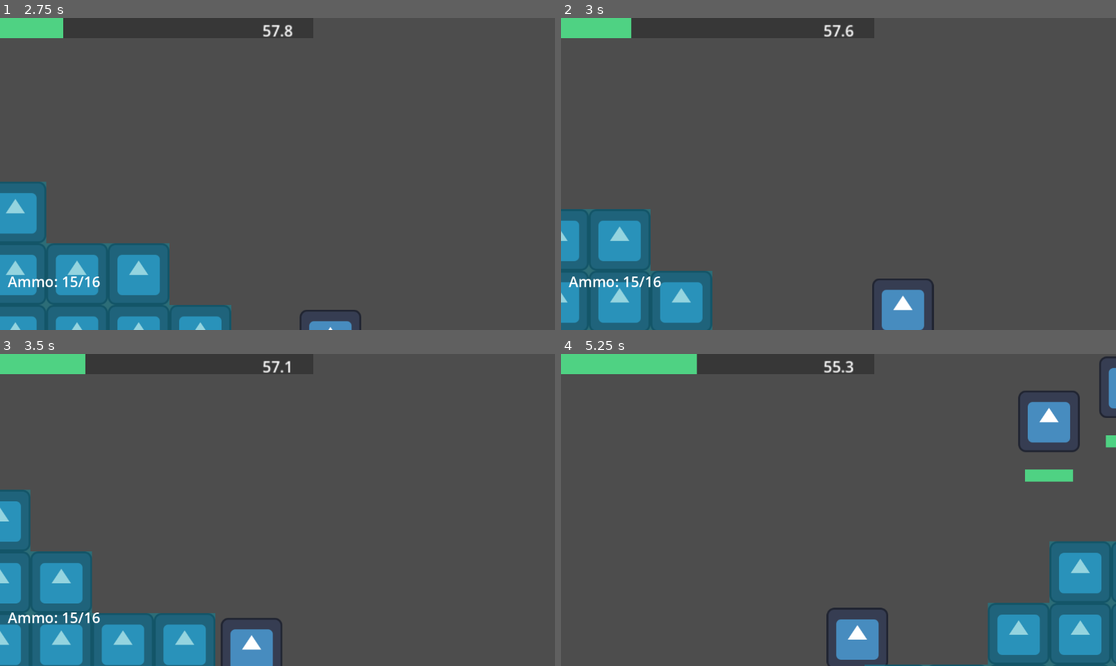
Above: before the commit, frames 1-4 (two rows, left to right).
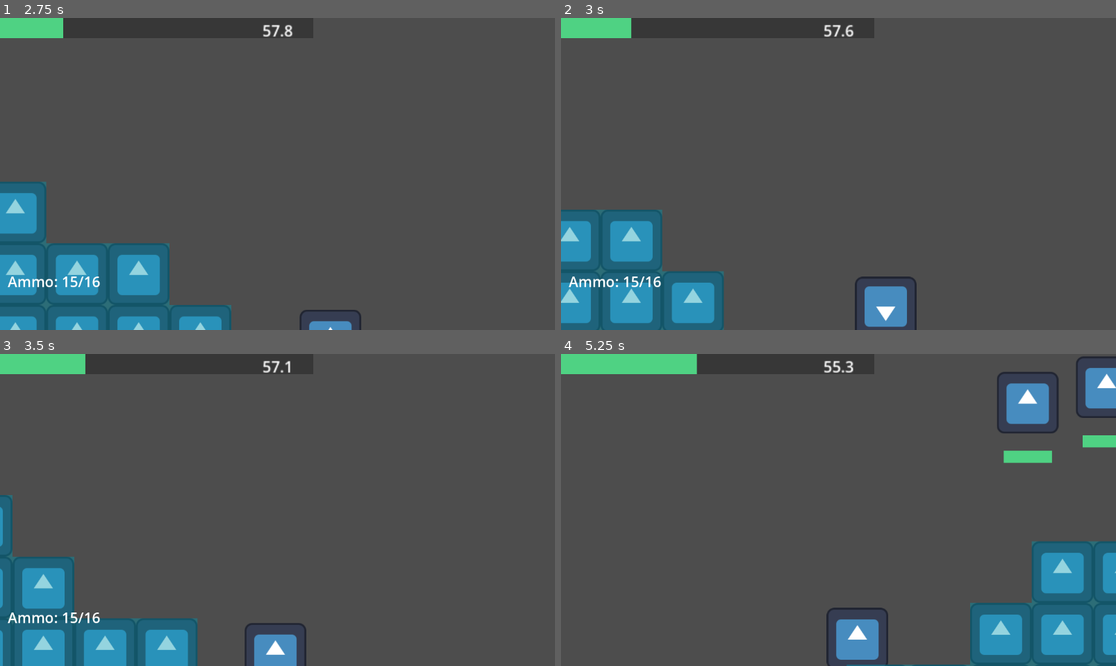
Above: after the commit, the same moments.

Repository: dzfrias/gladiator
Game: Godot game, scene res://scenes/test_scene.tscn
Two runs of this game, one before a commit and one after it. Both use one fixed random seed, a clock stepped at 60 frames per second and the inputs below. The engine's default icon, where the game draws it, is replaced by a stand-in: a white triangle on a blue panel in a dark square.
Inputs (mouse positions are in pixels of both pictures, inside the frame that each line leads up to):
- Up to frame 1 (2.75 s): click "Enter Mission" at 0.5 s; move the mouse to (399, 158) at 1.27 s; hold E (roll) 1.28-2.03 s; hold D (right) from 1.28 s (still down); tap Space (jump) at 1.52, 1.82, 2.27, 2.57 s; move the mouse to (166, 189) at 2.02 s; click (166, 189) at 2.1 s; tap E (roll) at 2.3 s
- Up to frame 2 (3 s): move the mouse to (894, 105) at 2.77 s; release D (right) at 2.78 s; hold A (left) from 2.78 s (still down); hold E (roll) from 2.78 s (still down)
- Up to frame 3 (3.5 s): keep holding A (left); keep holding E (roll)
- Up to frame 4 (5.25 s): move the mouse to (810, 572) at 3.52 s; release A (left) at 3.53 s; release E (roll) at 3.53 s; hold D (right) 3.53-5.03 s; tap Q (toggle_weapon) at 3.6 s; tap Space (jump) at 3.77, 4.07, 4.52, 4.82 s; tap E (roll) at 3.8 s; move the mouse to (1005, 556) at 4.27 s; hold E (roll) 4.28-5.03 s; move the mouse to (672, 463) at 5.02 s; hold A (left) from 5.03 s (still down); click (672, 463) at 5.1 s

Frame 1 is identical in both runs. In frame 2, 5.0% of the frame differs, in the area x 0-68%, y 61-100%; in frame 3, 8.7%, in the area x 0-56%, y 43-100%; in frame 4, 8.0%.

Commit message:
Improve player roll
This also comes with a visual indicator that the player is rolling.

Diff:
--- a/scenes/player.tscn
+++ b/scenes/player.tscn
@@ -17,6 +17,8 @@
 collision_layer = 18
 script = ExtResource("1_5wdcp")
 move_speed = 20000.0
+roll_speed = 500.0
+roll_time = 0.4
 melee_box = NodePath("Area2D")
 
 [node name="CollisionShape2D" type="CollisionShape2D" parent="."]
--- a/scenes/playtest_scene.tscn
+++ b/scenes/playtest_scene.tscn
@@ -33,6 +33,8 @@
 [node name="Player" parent="." instance=ExtResource("1_flae5")]
 position = Vector2(-14, -85)
 move_speed = 600.0
+roll_speed = 500.0
+roll_time = 0.4
 
 [node name="TileMapLayer" type="TileMapLayer" parent="."]
 tile_map_data = PackedByteArray("AAACAAEAAgAAAAAAAAADAAIAAgAAAAAAAAD8/wEAAgAAAAAAAAD9/wEAAgAAAAAAAAD+/wEAAgAAAAAAAAD//w …(34656 unchanged characters)…
--- a/scripts/player/player.gd
+++ b/scripts/player/player.gd
@@ -13,8 +13,8 @@
 @export var melee_knockback: Vector2 = Vector2(1000, -500)
 @export var melee_cooldown: float = 2
 
+var _can_melee := true
 # NOTE this field can be null (if the player has no weapon)
-var _can_melee := true
 var _weapon: Weapon
 var _state := State.CONTROL
 var _direction: float = 1
@@ -121,8 +121,10 @@
 	_state = State.ROLL
 	assert(collision_layer == Constants.PLAYER_LAYER | Constants.ENTITY_LAYER)
 	collision_layer = Constants.INVINCIBLE_LAYER
+	$Sprite2D.flip_v = true
 	await get_tree().create_timer(roll_time).timeout
 	_state = State.CONTROL
+	$Sprite2D.flip_v = false
 	collision_layer = Constants.PLAYER_LAYER | Constants.ENTITY_LAYER
 	_can_roll = false
 	await get_tree().create_timer(roll_cooldown_time).timeout
Not shown: 1 places in scenes/player.tscn that only renumber resources
